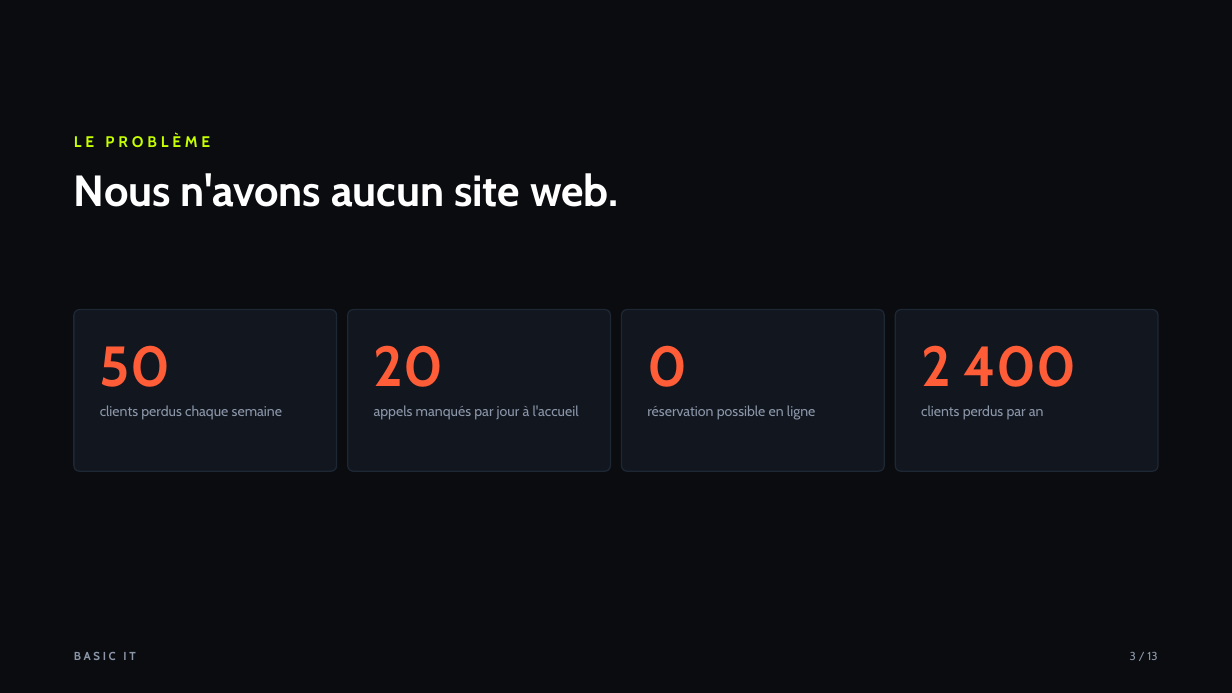
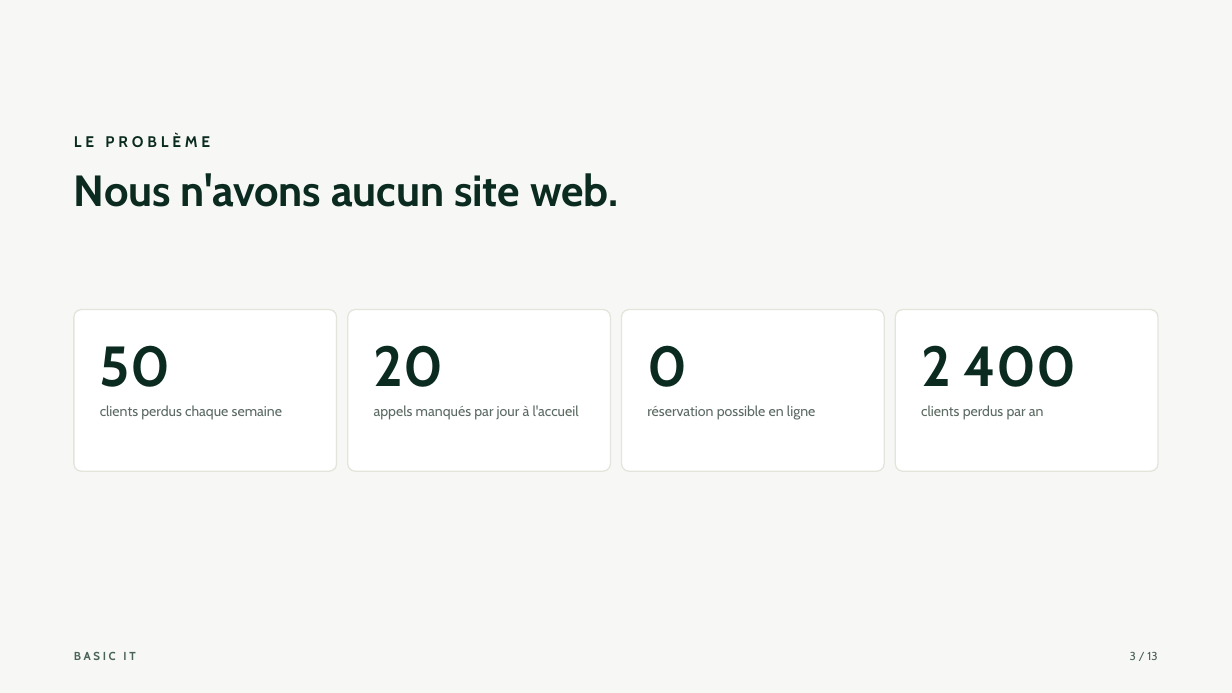
Before and after one commit to LucasDECEBAL/Basic-IT, a slide deck: slide 3 of docs/soutenance/Basic-IT-soutenance.pptx. Drawn at 1232x693 pixels with LibreOffice and Linux fonts; fonts in the diff are those of the drawing. Boxes give left, top, right and bottom in pixels: in the first picture for what was removed or moved away, otherwise in the second. Text is boxed around its words. In the diff, an @@ line names an element or a change of style, - is before the commit and + after.

Commit message:
style: palette du site (ecru, foret, sauge) sur le deck et le pptx

```diff
--- a/docs/soutenance/Basic-IT-soutenance.pptx
+++ b/docs/soutenance/Basic-IT-soutenance.pptx
@@ background #0A0C10 to #F7F8F5 @@
@@ text "LE PROBLÈME" at (74, 133, 210, 147): text colour #C6FF00 to #0B2B20 @@
@@ text "Nous n'avons aucun site web." at (74, 173, 619, 207): text colour #FFFFFF to #0B2B20 @@
@@ fill #11161F to #FFFFFF; outline #1E2734 1 pt to #E3E5DC 1 pt; proportions changed in 4 elements at (74, 310, 336, 471), (348, 310, 610, 471), (622, 310, 884, 471), (896, 310, 1158, 471) @@
@@ text colour #FF5C38 to #0B2B20 in 4 elements at (100, 345, 170, 387), (374, 345, 444, 387), (647, 345, 687, 387), (921, 345, 1077, 387) @@
@@ text colour #8B96A8 to #5B6A62 in 4 elements at (100, 405, 282, 420), (374, 405, 579, 420), (647, 405, 815, 420), (921, 405, 1044, 420) @@
@@ text "BASIC IT" at (74, 652, 135, 660): text colour #8B96A8 to #4A6357 @@
@@ text "3 / 13" at (1130, 652, 1157, 660): text colour #8B96A8 to #4A6357 @@
```
Also in this commit, not shown: 12 other slides changed, 16 other files.
